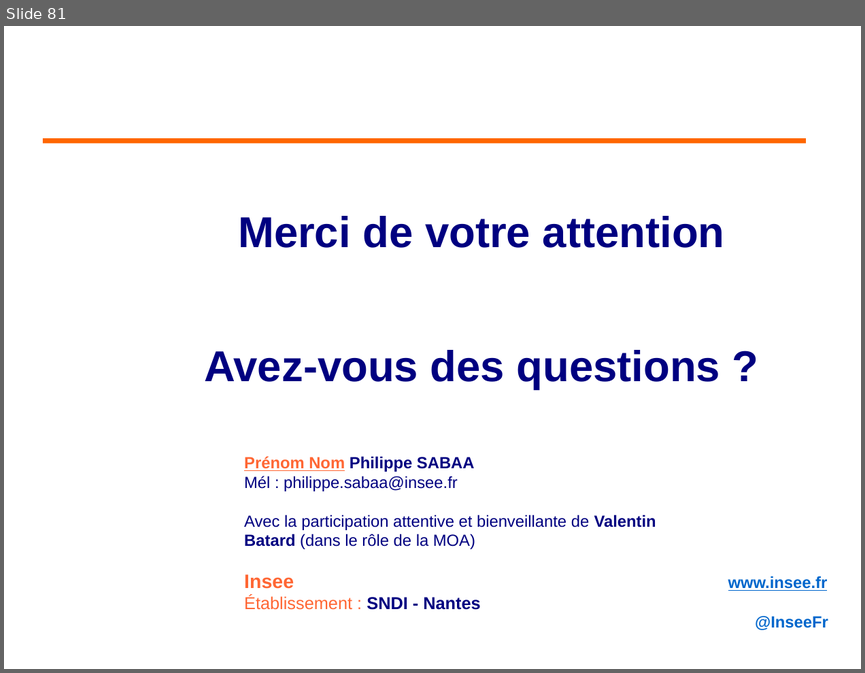
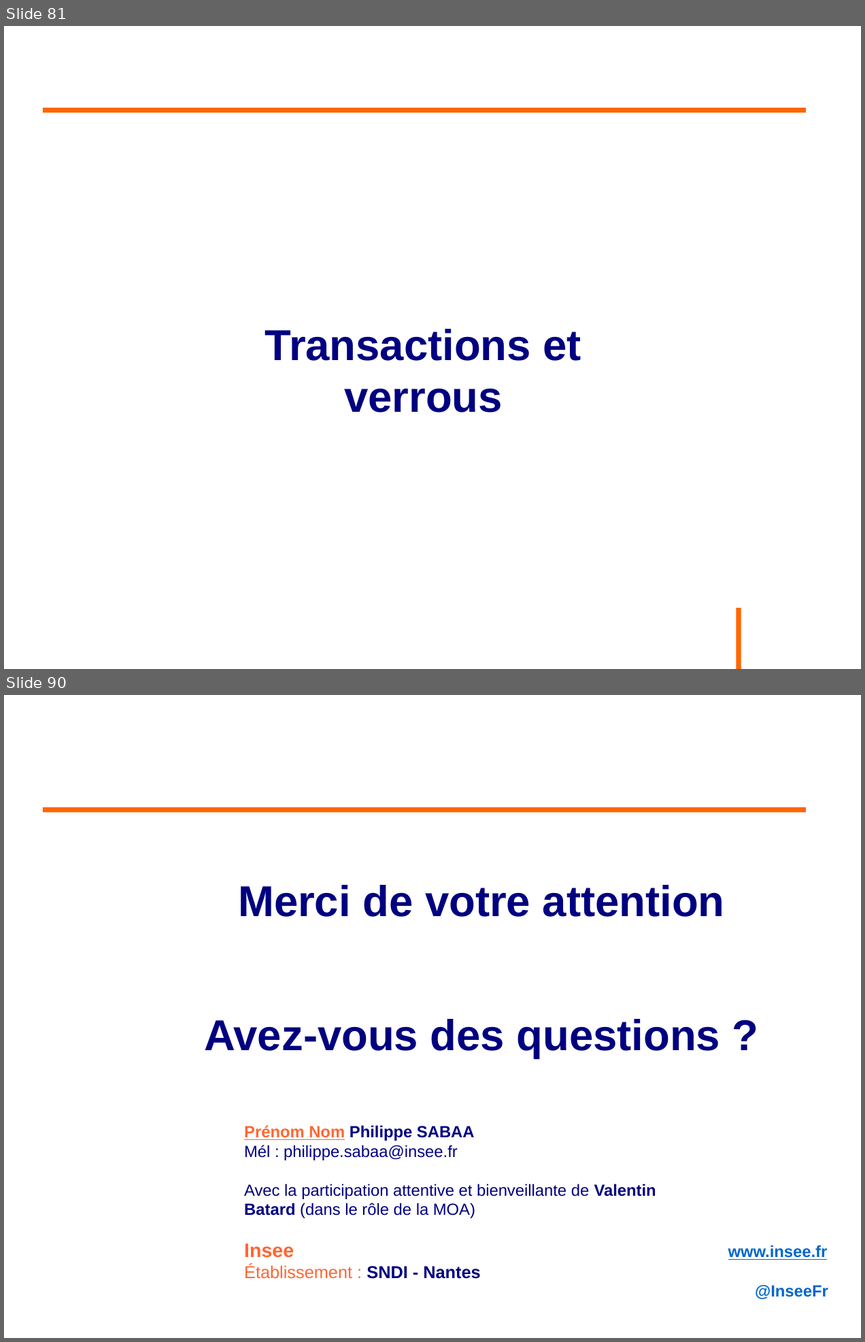
Before and after one commit to philphils/formation-hibernate-avancee, a slide deck: Documentation/diapo_formation_hibernate_avancee.odp. Shown one above the other, each under a label of ours: slide 81 before the commit, slides 81 and 90 after it; the slides between them are not shown. The pictures are 865x673 and 865x1342 pixels, drawn with LibreOffice and Linux fonts; fonts in the diff are those of the drawing; background and template pictures are left out. Boxes give left, top, right and bottom in pixels: in the first picture for what was removed or moved away, otherwise in the second. Text is boxed around its words. In the diff, an @@ line names an element or a change of style, - is before the commit and + after.

Commit message:
Première partie de la partie 4 : transaction et verrous

```diff
--- a/Documentation/diapo_formation_hibernate_avancee.odp
+++ b/Documentation/diapo_formation_hibernate_avancee.odp
@@ slide 81 added at box(4, 26, 861, 669), background #FFFFFF @@
@@ line added from (43, 110) to (806, 110), #FF6600 4.54 pt @@
@@ text added at box(265, 329, 581, 412), 40 pt, text #000080, bold @@
+Transactions et verrous
@@ line added from (738, 607) to (738, 669), #FF6600 4.54 pt @@
@@ what was slide 81 is now slide 90 @@
```
Also in this commit, not shown: 2 slides changed, 8 other slides added.
